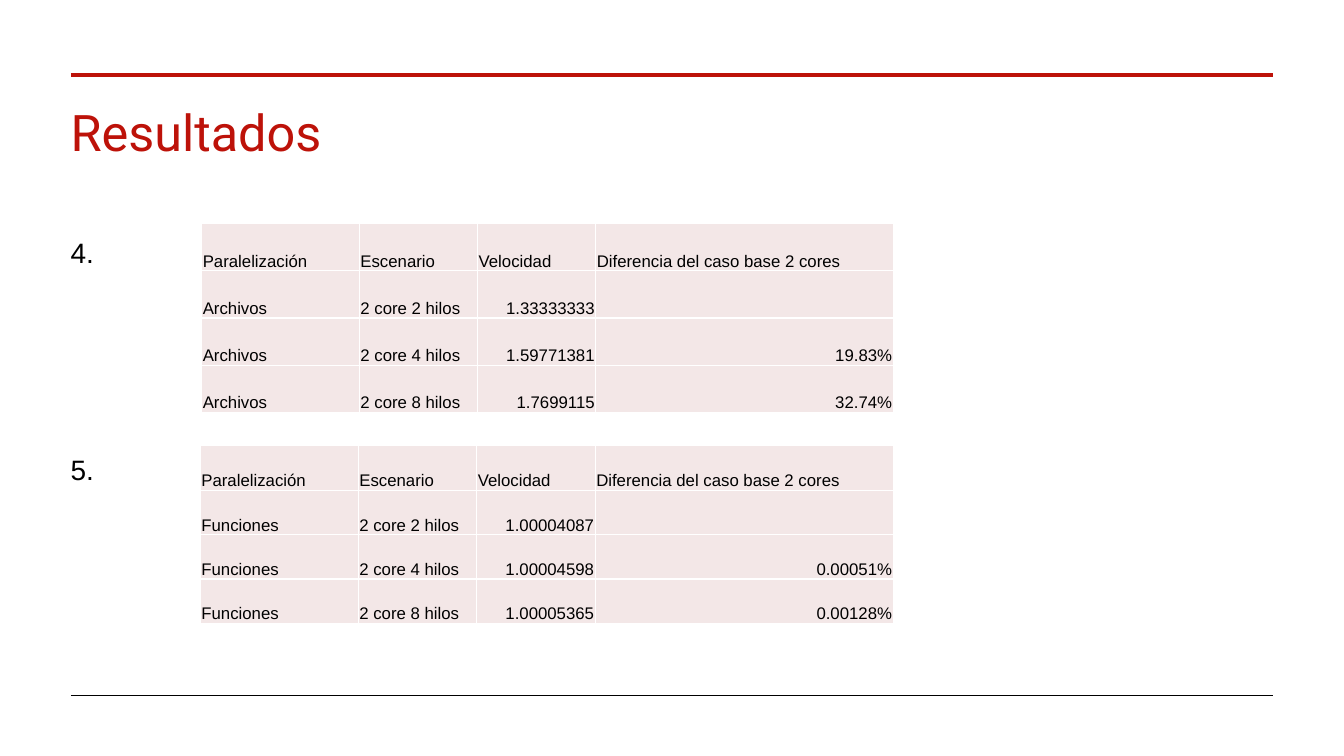
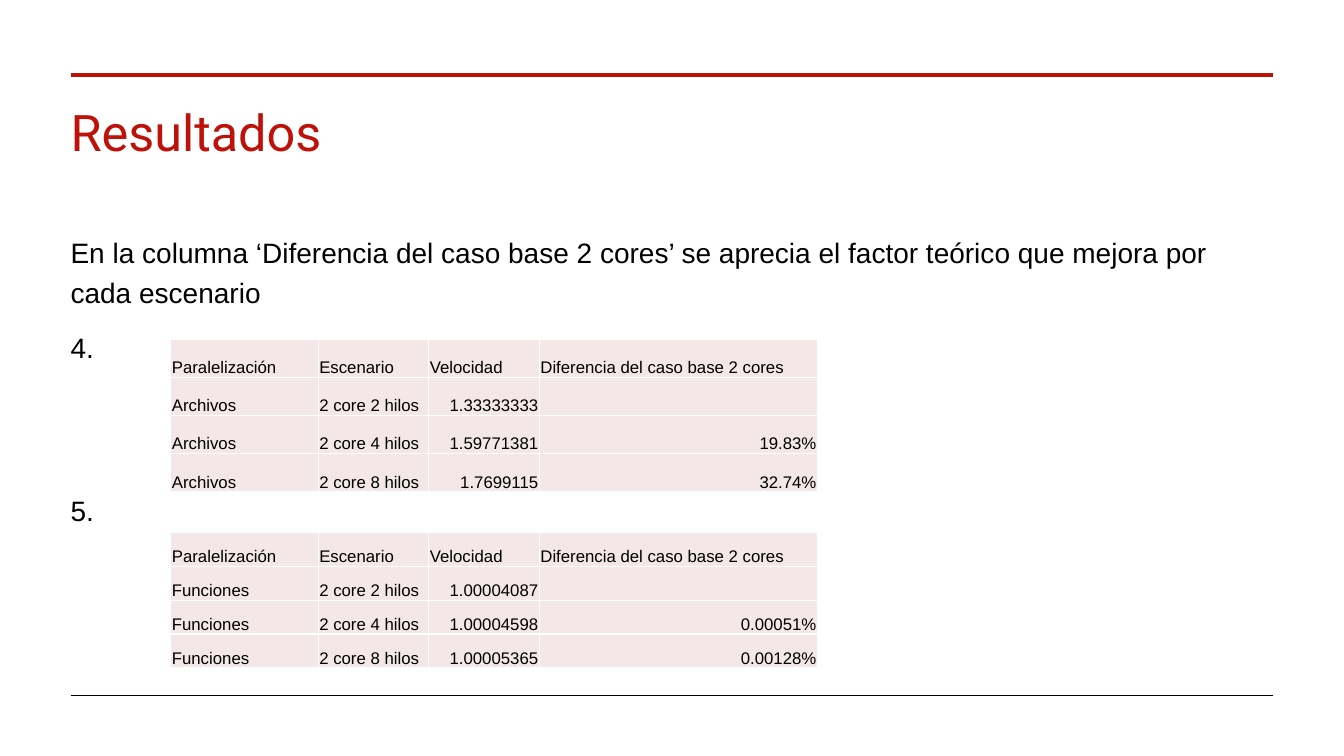
Before and after one commit to mp4402/proyecto-Threads, a slide deck: slide 6 of Presentacion_Resultados.pptx. Drawn at 1344x756 pixels with LibreOffice and Linux fonts; fonts in the diff are those of the drawing. Boxes give left, top, right and bottom in pixels: in the first picture for what was removed or moved away, otherwise in the second. Text is boxed around its words. In the diff, an @@ line names an element or a change of style, - is before the commit and + after.

```diff
--- a/Presentacion_Resultados.pptx
+++ b/Presentacion_Resultados.pptx
@@ text at (71,242,1206,304): paragraph added @@
+En la columna ‘Diferencia del caso base 2 cores’ se aprecia el factor teórico que mejora por cada escenario
@@ table: place and size @@
-table at (202,224,892,412)
+table at (170,339,818,492)
@@ table: place and size @@
-table at (201,446,895,623)
+table at (170,532,818,668)
```
Also in this commit, not shown: 4 other slides changed, 1 other file.
